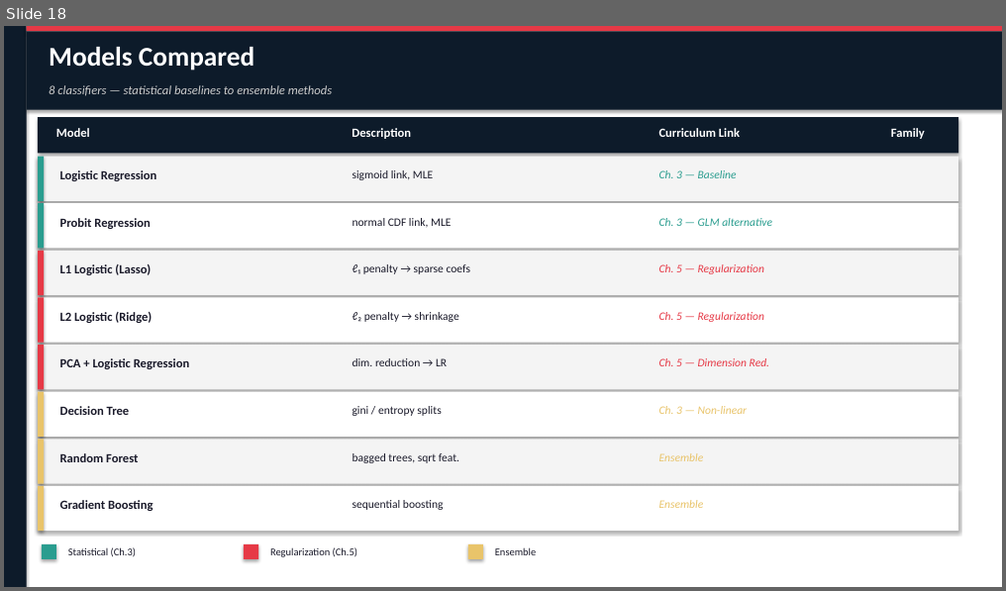
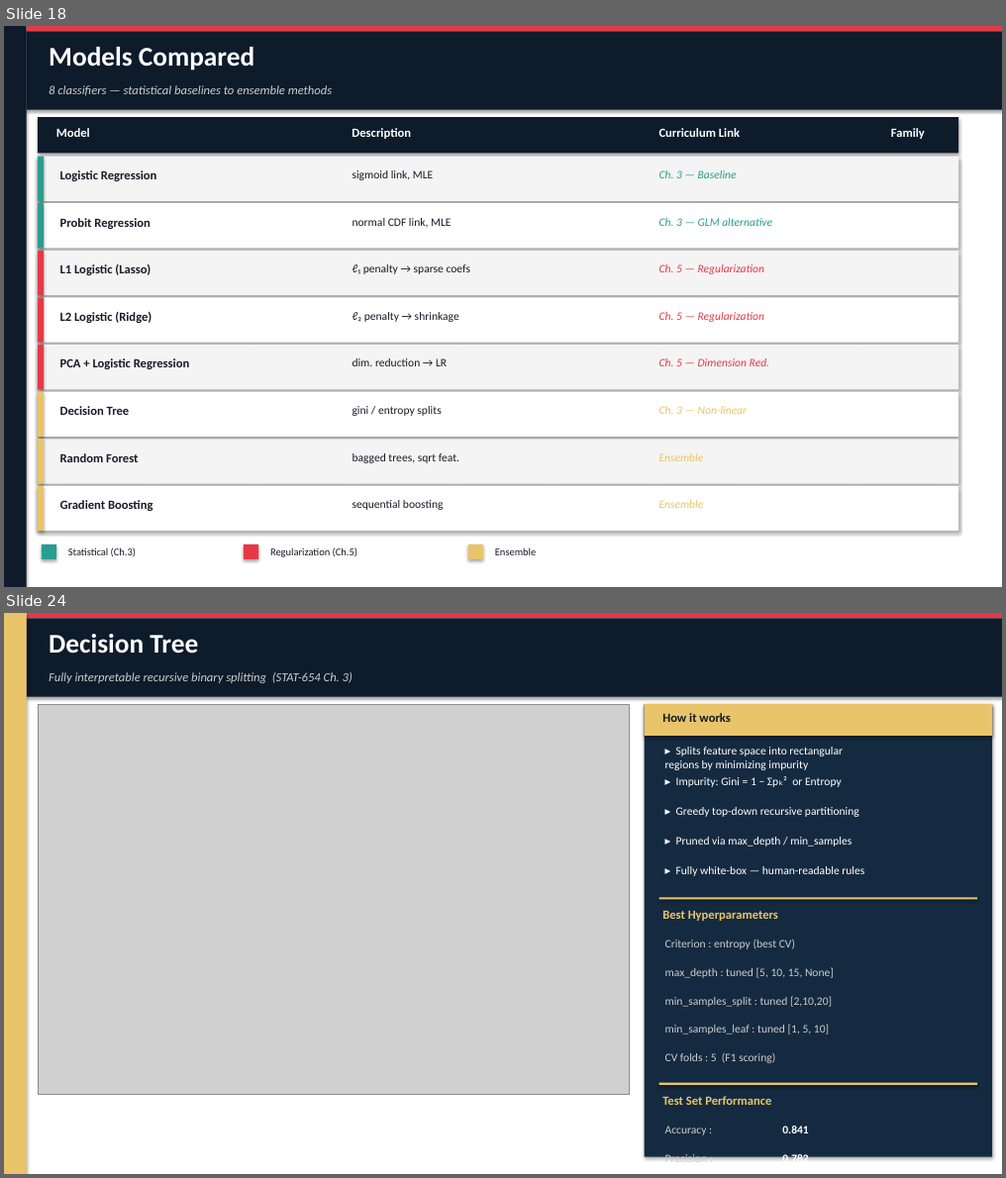
Before and after one commit to jsuj1th/Hotel-Booking-Analysis, a slide deck: Hotel_Booking_Presentation_v2.pptx. Shown one above the other, each under a label of ours: slide 18 before the commit, slides 18 and 24 after it; the slides between them are not shown. The pictures are 1006x591 and 1006x1178 pixels, drawn with LibreOffice and Linux fonts; fonts in the diff are those of the drawing; grey boxes stand for pictures. Boxes give left, top, right and bottom in pixels: in the first picture for what was removed or moved away, otherwise in the second. Text is boxed around its words. In the diff, an @@ line names an element or a change of style, - is before the commit and + after.

```diff
--- a/Hotel_Booking_Presentation_v2.pptx
+++ b/Hotel_Booking_Presentation_v2.pptx
@@ slide 24 added at box(4, 613, 1002, 1174), background #FFFFFF @@
@@ rectangle added at box(4, 613, 1002, 1174), fill #FFFFFF @@
@@ rectangle added at box(4, 613, 27, 1174), fill #E9C46A @@
@@ rectangle added at box(27, 613, 1002, 618), fill #E63946 @@
@@ rectangle added at box(27, 618, 1002, 697), fill #0D1B2A @@
@@ text added at box(49, 634, 198, 654), 26 pt, text #FFFFFF, bold @@
+Decision Tree
@@ text added at box(49, 672, 352, 683), 12 pt, text #CCCCCC, italic @@
+Fully interpretable recursive binary splitting (STAT-654 Ch. 3)
@@ picture added at box(38, 704, 629, 1095) @@
@@ rectangle added at box(645, 704, 992, 1157), fill #142A40 @@
@@ rectangle added at box(645, 704, 992, 736), fill #E9C46A @@
@@ text added at box(662, 713, 730, 722), 12 pt, text #0D1B2A, bold @@
+How it works
@@ text added at box(665, 747, 843, 770), 11 pt, text #FFFFFF @@
+▸ Splits feature space into rectangular
+regions by minimizing impurity
@@ text added at box(676, 777, 842, 787), 11 pt, text #FFFFFF @@
+▸ Impurity: Gini = 1 − Σpₖ² or Entropy
@@ text added at box(676, 807, 859, 817), 11 pt, text #FFFFFF @@
+▸ Greedy top-down recursive partitioning
@@ text added at box(676, 837, 851, 847), 11 pt, text #FFFFFF @@
+▸ Pruned via max_depth / min_samples
@@ text added at box(676, 866, 864, 876), 11 pt, text #FFFFFF @@
+▸ Fully white-box — human-readable rules
@@ rectangle added at box(659, 897, 977, 900), fill #E9C46A @@
@@ text added at box(662, 911, 778, 921), 12 pt, text #E9C46A, bold @@
+Best Hyperparameters
@@ text added at box(665, 940, 795, 950), 11 pt, text #CCCCCC @@
+Criterion : entropy (best CV)
@@ text added at box(665, 967, 834, 978), 11 pt, text #CCCCCC @@
+max_depth : tuned [5, 10, 15, None]
@@ text added at box(665, 996, 832, 1007), 11 pt, text #CCCCCC @@
+min_samples_split : tuned [2,10,20]
@@ text added at box(665, 1024, 829, 1035), 11 pt, text #CCCCCC @@
+min_samples_leaf : tuned [1, 5, 10]
@@ text added at box(665, 1054, 775, 1063), 11 pt, text #CCCCCC @@
+CV folds : 5 (F1 scoring)
@@ rectangle added at box(659, 1083, 977, 1085), fill #E9C46A @@
@@ text added at box(662, 1096, 771, 1105), 12 pt, text #E9C46A, bold @@
+Test Set Performance
@@ text added at box(665, 1126, 707, 1136), 11 pt, text #CCCCCC @@
+Accuracy :
@@ text added at box(782, 1126, 809, 1134), 11 pt, text #FFFFFF, bold @@
+0.841
@@ text added at box(665, 1153, 707, 1165), 11 pt, text #CCCCCC @@
+Precision :
@@ text added at box(782, 1153, 809, 1158), 11 pt, text #FFFFFF, bold @@
+0.782
```
Also in this commit, not shown: 8 other slides added, 1 other file.
